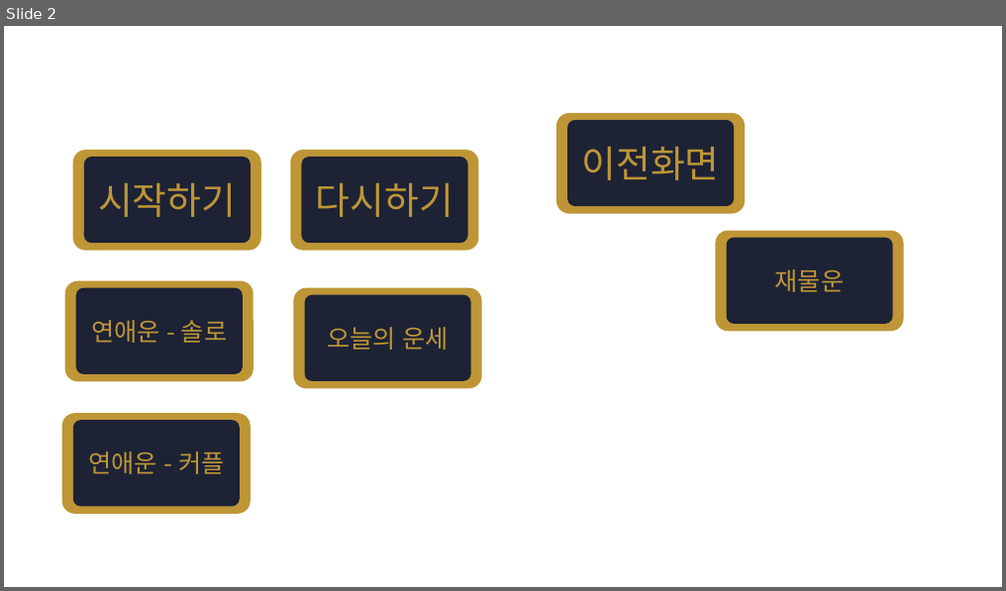
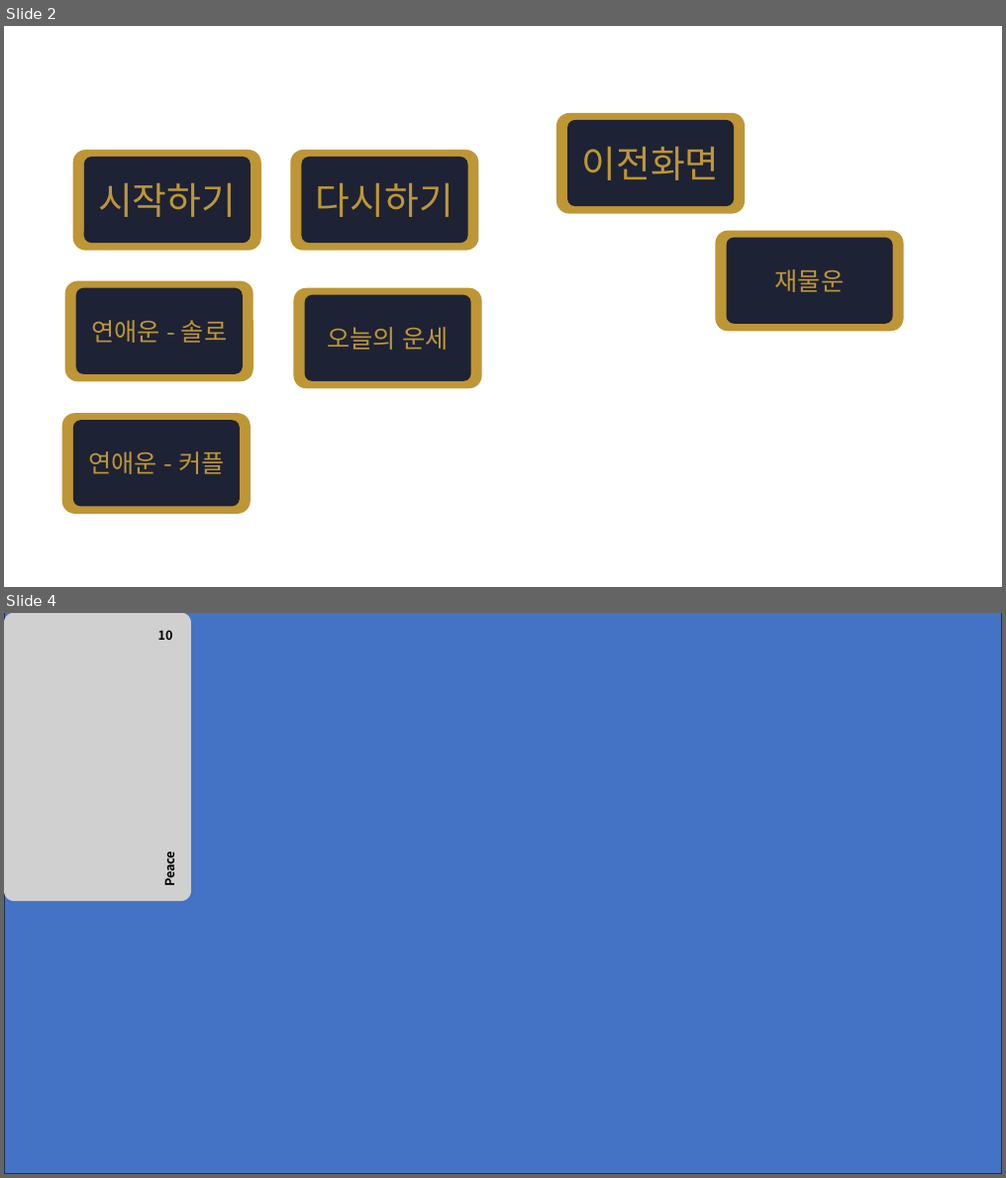
Before and after one commit to kpreference/tarrot_horoscope_belline, a slide deck: 그림파일.pptx. Shown one above the other, each under a label of ours: slide 2 before the commit, slides 2 and 4 after it; the slides between them are not shown. The pictures are 1006x591 and 1006x1178 pixels, drawn with LibreOffice and Linux fonts; fonts in the diff are those of the drawing; grey boxes stand for pictures. Boxes give left, top, right and bottom in pixels: in the first picture for what was removed or moved away, otherwise in the second. Text is boxed around its words. In the diff, an @@ line names an element or a change of style, - is before the commit and + after.

```diff
--- a/그림파일.pptx
+++ b/그림파일.pptx
@@ slide 4 added at (x1=4, y1=613, x2=1002, y2=1174), background #FFFFFF @@
@@ rectangle added at (x1=4, y1=613, x2=1002, y2=1174), fill #4472C4, outline #1E3256 1 pt @@
@@ picture added at (x1=4, y1=613, x2=191, y2=901) @@
@@ text added at (x1=158, y1=630, x2=173, y2=640), 12 pt, text #000000, bold @@
+10
@@ text added at (x1=160, y1=855, x2=178, y2=885), 12 pt, text #000000, bold @@
+Peace
```
Also in this commit, not shown: 1 other slide added, 1 slide removed, 24 other files.
